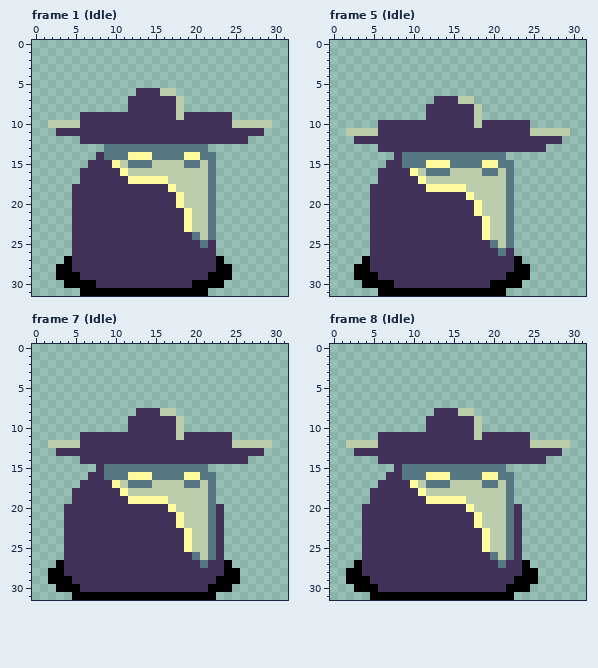
Pixel-art file: GGJ2026/Assets/Game/Elements/Player/PlagueDoctor.aseprite. Above: the version before the commit.
32x32 pixels, 70 frames. Shown: frame 1 (Idle), frame 5 (Idle), frame 7 (Idle), frame 8 (Idle). The commit also changed other frames, which this record leaves out.
The result:
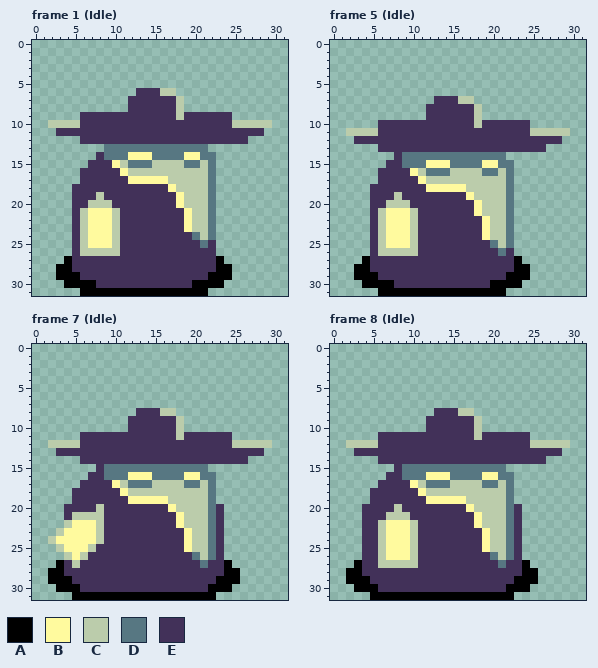
Palette (. is transparent): A #000000  B #fffa9e  C #bbccab  D #577782  E #423159
What changed:
layer "Lantern" now shown
--- frame 1 (Idle), layer "Lantern"
@@ x 4..12 @@
 18 .EEEEEEEE
-19 .EEEEEEEE
-20 .EEEEEEEE
-21 .EEEEEEEE
-22 .EEEEEEEE
-23 .EEEEEEEE
-24 .EEEEEEEE
-25 .EEEEEEEE
-26 .EEEEEEEE
+19 .EEECEEEE
+20 .EECCCEEE
+21 .ECBBBCEE
+22 .ECBBBCEE
+23 .ECBBBCEE
+24 .ECBBBCEE
+25 .ECBBBCEE
+26 .ECCCCCEE
 27 AEEEEEEEE
--- frame 5 (Idle), layer "Lantern"
@@ x 4..12 @@
 18 .EEEEEEEB
-19 .EEEEEEEE
-20 .EEEEEEEE
-21 .EEEEEEEE
-22 .EEEEEEEE
-23 .EEEEEEEE
-24 .EEEEEEEE
-25 .EEEEEEEE
-26 .EEEEEEEE
+19 .EEECEEEE
+20 .EECCCEEE
+21 .ECBBBCEE
+22 .ECBBBCEE
+23 .ECBBBCEE
+24 .ECBBBCEE
+25 .ECBBBCEE
+26 .ECCCCCEE
 27 AEEEEEEEE
--- frame 7 (Idle), layer "Lantern"
@@ x 0..10 @@
 19 .....EEEEEE
-20 ....EEEEEEE
-21 ....EEEEEEE
-22 ....EEEEEEE
-23 ....EEEEEEE
-24 ....EEEEEEE
-25 ....EEEEEEE
-26 ....EEEEEEE
-27 ...AEEEEEEE
+20 ....EEEECEE
+21 ....ECCCCEE
+22 ....CBBBCEE
+23 ...CBBBBCEE
+24 ..CBBBBBCEE
+25 ...CBBBCEEE
+26 ....CBCEEEE
+27 ...AECEEEEE
 28 ..AAEEEEEEE
--- frame 8 (Idle), layer "Lantern"
@@ x 4..12 @@
 19 .EEEEEEEB
-20 EEEEEEEEE
-21 EEEEEEEEE
-22 EEEEEEEEE
-23 EEEEEEEEE
-24 EEEEEEEEE
-25 EEEEEEEEE
-26 EEEEEEEEE
-27 EEEEEEEEE
+20 EEEECEEEE
+21 EEECCCEEE
+22 EECBBBCEE
+23 EECBBBCEE
+24 EECBBBCEE
+25 EECBBBCEE
+26 EECBBBCEE
+27 EECCCCCEE
 28 EEEEEEEEE
Where, in picture pixels (left, top, right, bottom), the same in both pictures:
changed: (80, 192, 120, 256)
changed: (378, 192, 418, 256)
changed: (48, 504, 104, 568)
changed: (378, 504, 418, 568)
